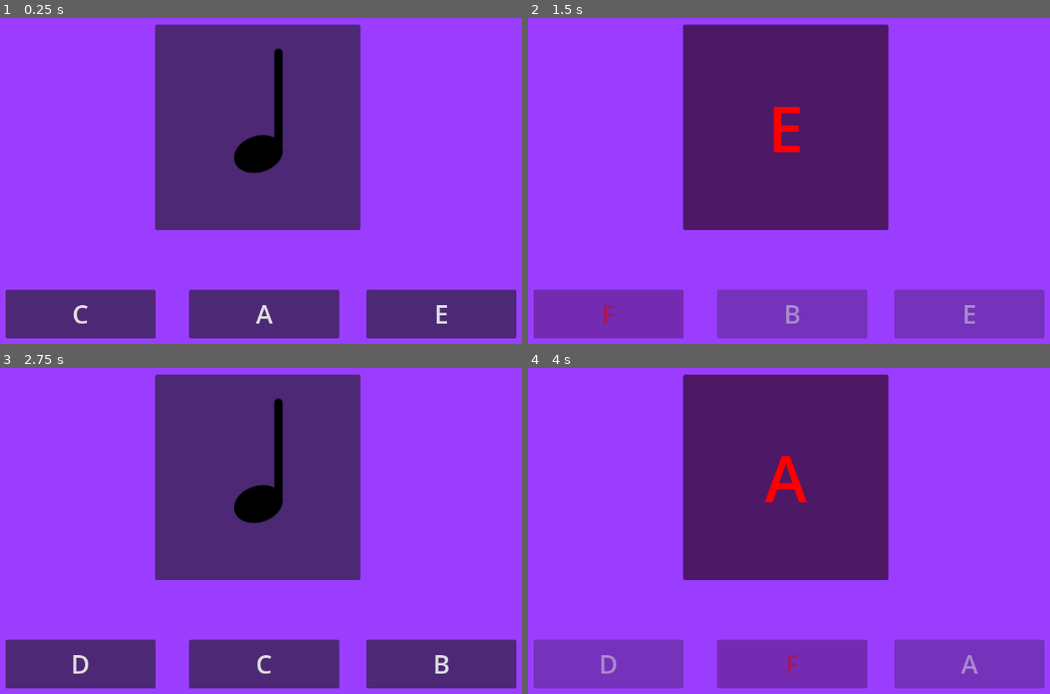
Above: before the commit, frames 1-4 (two rows, left to right).
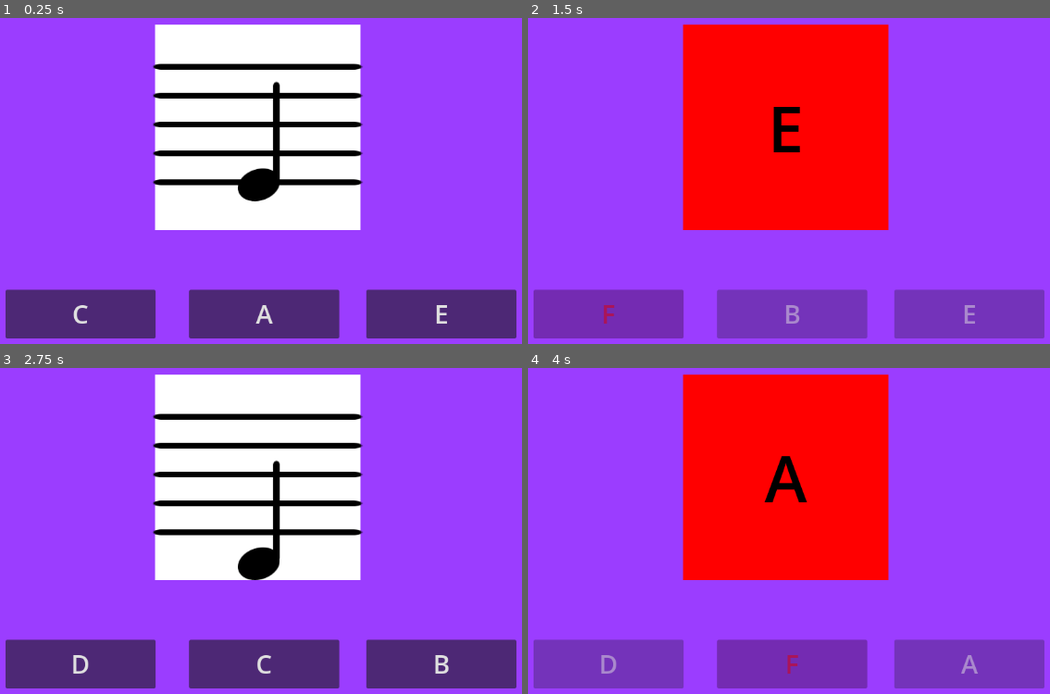
Above: after the commit, the same moments.

Repository: firesmoker/flashcards1
Game: Godot game, scene res://scenes/game.tscn
Same seed, same stepped clock (60 frames per second), same inputs: the game is played once before the commit and once after it.
Inputs:
- Up to frame 1 (0.25 s): no input
- Up to frame 2 (1.5 s): click "C" at 0.5 s; click "F" at 1.25 s
- Up to frame 3 (2.75 s): click "B" at 2 s
- Up to frame 4 (4 s): click "D" at 2.75 s; click "F" at 3.5 s

The runs differ from the first frame. In frame 1, 25% of the frame differs, in the area x 29-70%, y 1-66%; in frame 2, 25%; in frame 3, 25%; in frame 4, 25%.

Commit message:
place note on clef

Diff:
--- a/scenes/game.tscn
+++ b/scenes/game.tscn
@@ -18,6 +18,9 @@
 	for button: NoteButton in get_children():
 		button.change_note(\"G\")
 "
+
+[sub_resource type="StyleBoxFlat" id="StyleBoxFlat_lbhrr"]
+bg_color = Color(1, 1, 1, 1)
 
 [node name="Game" type="Node2D"]
 
@@ -84,28 +87,29 @@
 offset_bottom = 83.0
 grow_horizontal = 2
 grow_vertical = 2
+theme_override_styles/panel = SubResource("StyleBoxFlat_lbhrr")
 
 [node name="NoteImage" type="TextureRect" parent="UI/NoteDisplay"]
 modulate = Color(0, 0, 0, 1)
 layout_mode = 0
-offset_left = 123.0
-offset_top = 171.0
-offset_right = 199.0
-offset_bottom = 231.0
+offset_left = 129.0
+offset_top = 245.0
+offset_right = 194.481
+offset_bottom = 297.0
 texture = ExtResource("2_lnu2h")
 expand_mode = 3
 
 [node name="TextureRect" type="TextureRect" parent="UI/NoteDisplay/NoteImage"]
 layout_mode = 0
-offset_left = 54.0
+offset_left = 48.0
 offset_top = 42.0
-offset_right = 250.0
-offset_bottom = 71.0
+offset_right = 244.0
+offset_bottom = 65.0
 rotation = -1.5708
 texture = ExtResource("3_lbhrr")
-metadata/_edit_lock_ = true
 
 [node name="NoteName" type="Label" parent="UI/NoteDisplay"]
+modulate = Color(0, 0, 0, 1)
 layout_mode = 1
 anchors_preset = 8
 anchor_left = 0.5
@@ -124,6 +128,72 @@
 vertical_alignment = 1
 metadata/_edit_lock_ = true
 
+[node name="Staff" type="Control" parent="UI/NoteDisplay"]
+anchors_preset = 0
+offset_top = 55.0
+offset_right = 320.0
+offset_bottom = 255.0
+metadata/_edit_lock_ = true
+
+[node name="Line1" type="TextureRect" parent="UI/NoteDisplay/Staff"]
+modulate = Color(0, 0, 0, 1)
+layout_mode = 1
+anchors_preset = 5
+anchor_left = 0.5
+anchor_right = 0.5
+offset_left = -203.5
+offset_right = 203.5
+offset_bottom = 20.0
+grow_horizontal = 2
+texture = ExtResource("3_lbhrr")
+metadata/_edit_lock_ = true
+
+[node name="Line2" type="TextureRect" parent="UI/NoteDisplay/Staff"]
+modulate = Color(0, 0, 0, 1)
+layout_mode = 0
+offset_left = -43.0
+offset_top = 45.0
+offset_right = 364.0
+offset_bottom = 65.0
+texture = ExtResource("3_lbhrr")
+metadata/_edit_lock_ = true
+
+[node name="Line3" type="TextureRect" parent="UI/NoteDisplay/Staff"]
+modulate = Color(0, 0, 0, 1)
+layout_mode = 0
+offset_left = -43.0
+offset_top = 90.0
+offset_right = 364.0
+offset_bottom = 110.0
+texture = ExtResource("3_lbhrr")
+metadata/_edit_lock_ = true
+
+[node name="Line4" type="TextureRect" parent="UI/NoteDisplay/Staff"]
+modulate = Color(0, 0, 0, 1)
+layout_mode = 0
+offset_left = -43.0
+offset_top = 135.0
+offset_right = 364.0
+offset_bottom = 155.0
+texture = ExtResource("3_lbhrr")
+metadata/_edit_lock_ = true
+
+[node name="Line5" type="TextureRect" parent="UI/NoteDisplay/Staff"]
+modulate = Color(0, 0, 0, 1)
+layout_mode = 1
+anchors_preset = 7
+anchor_left = 0.5
+anchor_top = 1.0
+anchor_right = 0.5
+anchor_bottom = 1.0
+offset_left = -203.5
+offset_top = -20.0
+offset_right = 203.5
+grow_horizontal = 2
+grow_vertical = 0
+texture = ExtResource("3_lbhrr")
+metadata/_edit_lock_ = true
+
 [node name="GameManager" type="Node2D" parent="."]
 unique_name_in_owner = true
 script = ExtResource("2_yqjtg")
--- a/scripts/game_manager.gd
+++ b/scripts/game_manager.gd
@@ -2,6 +2,10 @@
 var current_note: String = "A"
 var recieved_note: String
 var notes_bank: Array[String] = ["A","B","C","D","E","F","G",]
+var notes_locations: Dictionary = {"A":5,"B":6,"C":0,"D":1,"E":2,"F":3,"G":4,}
+var note_step_size: float = 22.5
+var note_y_position: float = 245
+@onready var staff: Control = $"../UI/NoteDisplay/Staff"
 @onready var note_display: Panel = $"../UI/NoteDisplay"
 @onready var note_name: Label = $"../UI/NoteDisplay/NoteName"
 @onready var note_buttons: Control = $"../UI/NoteButtons"
@@ -20,12 +24,19 @@
 func change_level_note(new_note: String) -> void:
 	current_note = new_note
 	note_name.text = current_note
+	position_note()
 
 
 func toggle_note_name(toggle: bool) -> void:
 	note_name.visible = toggle
 	note_image.visible = !toggle
+	staff.visible = !toggle
 
+
+func position_note() -> void:
+	note_image.position.y = note_y_position + note_step_size
+	note_image.position.y -= notes_locations[current_note]*note_step_size
+	print(notes_locations[current_note])
 
 func determine_success(button_pressed: Button) -> bool:
 	if recieved_note == current_note:
Binary file added: TrebleClef.png
Not shown, added: TrebleClef.png.import
Not shown: 1 places in scenes/game.tscn that only renumber resources
